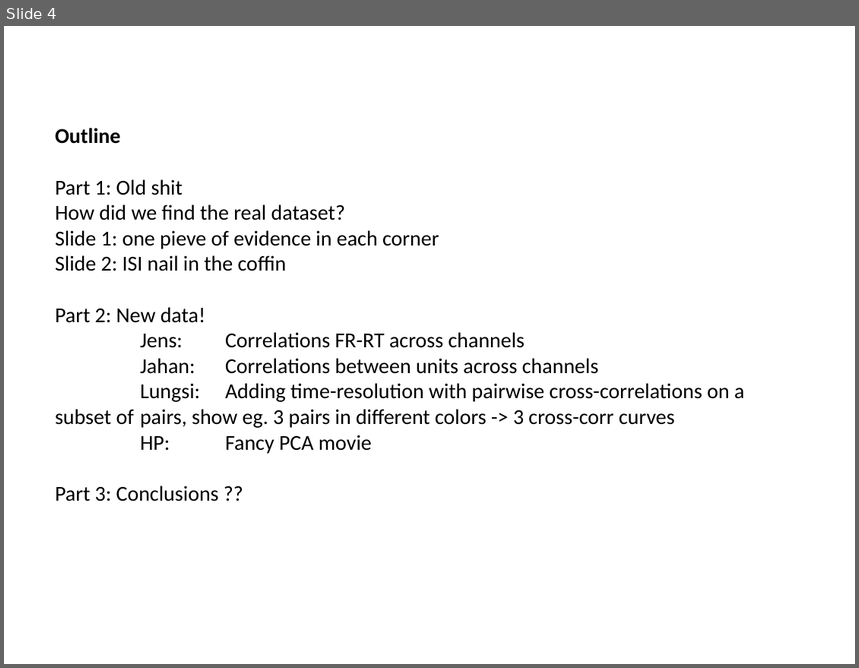
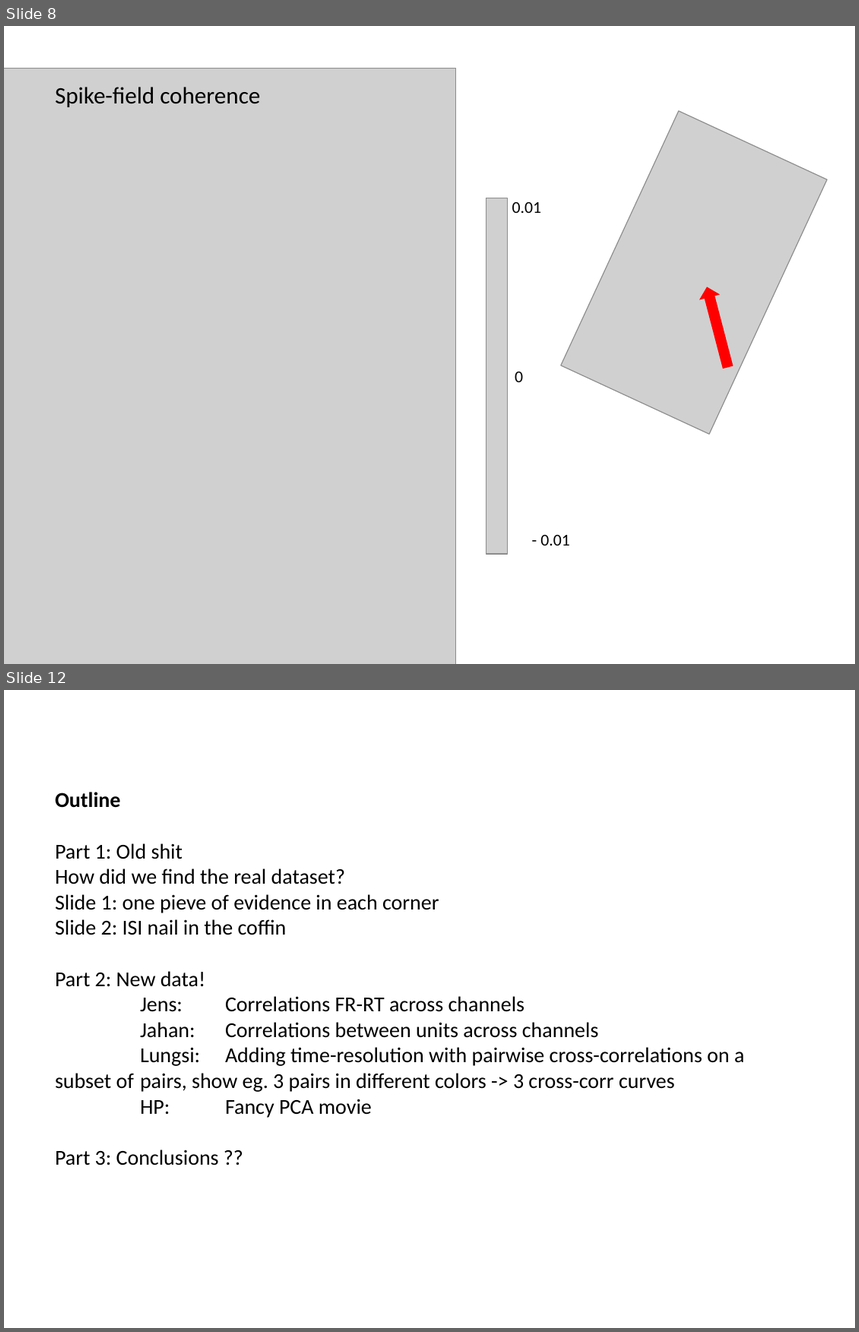
Before and after one commit to ANDA-DownStates/analysis, a slide deck: Final presentation/_Final presentation.pptx. Shown one above the other, each under a label of ours: slide 4 before the commit, slides 8 and 12 after it; the slides between them are not shown. The pictures are 859x668 and 859x1332 pixels, drawn with LibreOffice and Linux fonts; fonts in the diff are those of the drawing; grey boxes stand for pictures. Boxes give left, top, right and bottom in pixels: in the first picture for what was removed or moved away, otherwise in the second. Text is boxed around its words. In the diff, an @@ line names an element or a change of style, - is before the commit and + after.

```diff
--- a/Final presentation/_Final presentation.pptx
+++ b/Final presentation/_Final presentation.pptx
@@ slide 8 added at (4, 26, 855, 664), background #FFFFFF @@
@@ picture added at (4, 69, 456, 664) @@
@@ text added at (55, 87, 260, 107), 20 pt, text #000000 @@
+Spike-field coherence
@@ picture added at (561, 111, 827, 435) @@
@@ right arrow added at (696, 284, 738, 370), fill #FF0000 @@
@@ group added at (487, 198, 570, 553): 3 texts, 1 picture @@
+0.01
+0
+- 0.01
@@ what was slide 4 is now slide 12 @@
```
Also in this commit, not shown: 10 other slides added, 3 slides removed.
